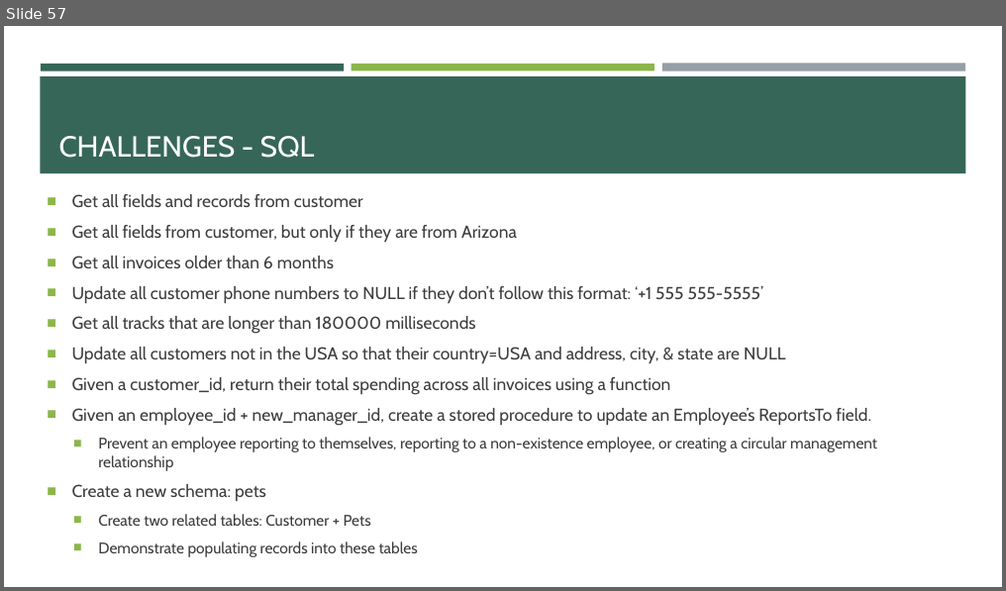
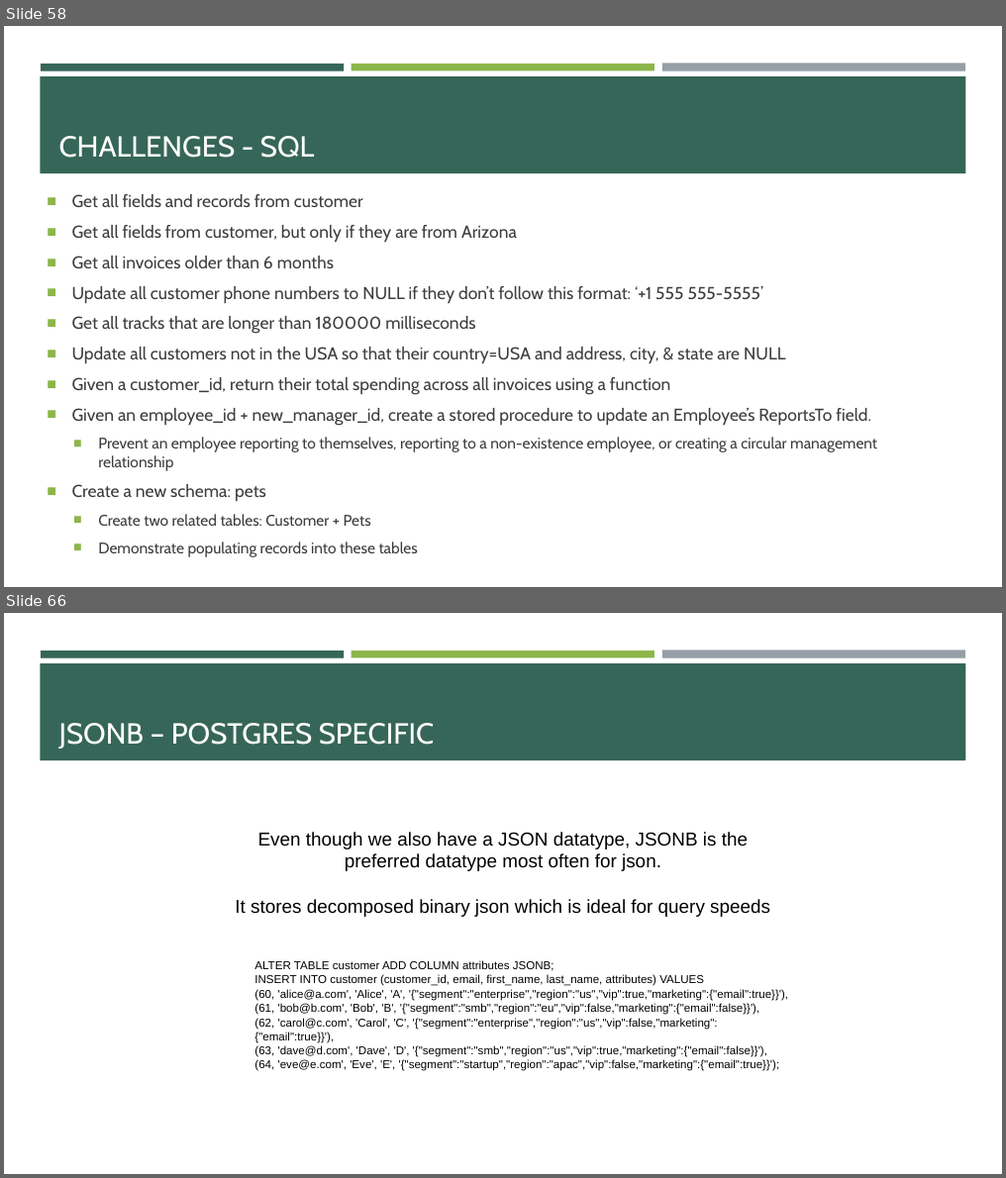
Before and after one commit to e-m-wilson/java-fs, a slide deck: Week_3/SQL_postgres.pptx. Shown one above the other, each under a label of ours: slide 57 before the commit, slides 58 and 66 after it; the slides between them are not shown. The pictures are 1006x591 and 1006x1178 pixels, drawn with LibreOffice and Linux fonts; fonts in the diff are those of the drawing. Boxes give left, top, right and bottom in pixels: in the first picture for what was removed or moved away, otherwise in the second. Text is boxed around its words. In the diff, an @@ line names an element or a change of style, - is before the commit and + after.

```diff
--- a/Week_3/SQL_postgres.pptx
+++ b/Week_3/SQL_postgres.pptx
@@ slide 66 added at [4,613,1002,1174], background #FFFFFF; not listed: 4 template elements that a slide beside it also shows @@
@@ title added at [59,723,434,749], 28 pt, text #FFFFFF @@
+JSONB – POSTGRES SPECIFIC
@@ text added at [235,832,770,917], 18 pt, text #000000 @@
+Even though we also have a JSON datatype, JSONB is the preferred datatype most often for json.
+It stores decomposed binary json which is ideal for query speeds
@@ text added at [254,960,788,1071], 11 pt, text #000000 @@
+ALTER TABLE customer ADD COLUMN attributes JSONB;
+INSERT INTO customer (customer_id, email, first_name, last_name, attributes) VALUES
+(60, 'alice@a.com', 'Alice', 'A', '{"segment":"enterprise","region":"us","vip":true,"marketing":{"email":true}}'),
+(61, 'bob@b.com', 'Bob', 'B', '{"segment":"smb","region":"eu","vip":false,"marketing":{"email":false}}'),
+(62, 'carol@c.com', 'Carol', 'C', '{"segment":"enterprise","region":"us","vip":false,"marketing":{"email":true}}'),
+(63, 'dave@d.com', 'Dave', 'D', '{"segment":"smb","region":"us","vip":true,"marketing":{"email":false}}'),
+(64, 'eve@e.com', 'Eve', 'E', '{"segment":"startup","region":"apac","vip":false,"marketing":{"email":true}}');
@@ what was slide 57 is now slide 58 @@
```
Also in this commit, not shown: 5 slides changed, 24 other slides added.
